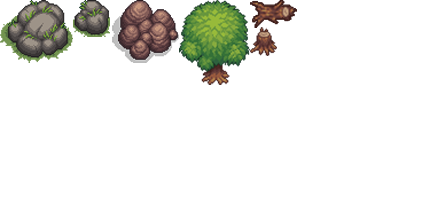
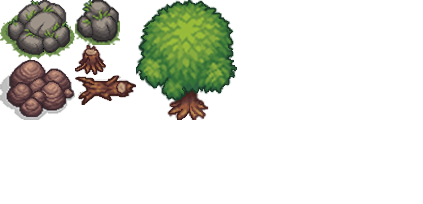
Two versions of the same layered image (423×204). Layer-by-layer changes:
removed layer "Tree1" over [179, 0, 250, 85]
added layer "Слой 2" above "Слой 1" over [136, 0, 237, 120]
painted on "Слой 1" over [75, 0, 297, 105]
removed layer "Broken_tree4" over [250, 0, 297, 28]
removed layer "Broken_tree2" over [250, 27, 277, 56]
added layer "Слой 3" above "stroke" over [75, 45, 106, 75]
painted on "stroke" (1st of 3) over [0, 0, 179, 120]
painted on "stroke" (2nd of 3) over [73, 0, 120, 45]
painted on "stroke" (3rd of 3) over [0, 0, 75, 63]
